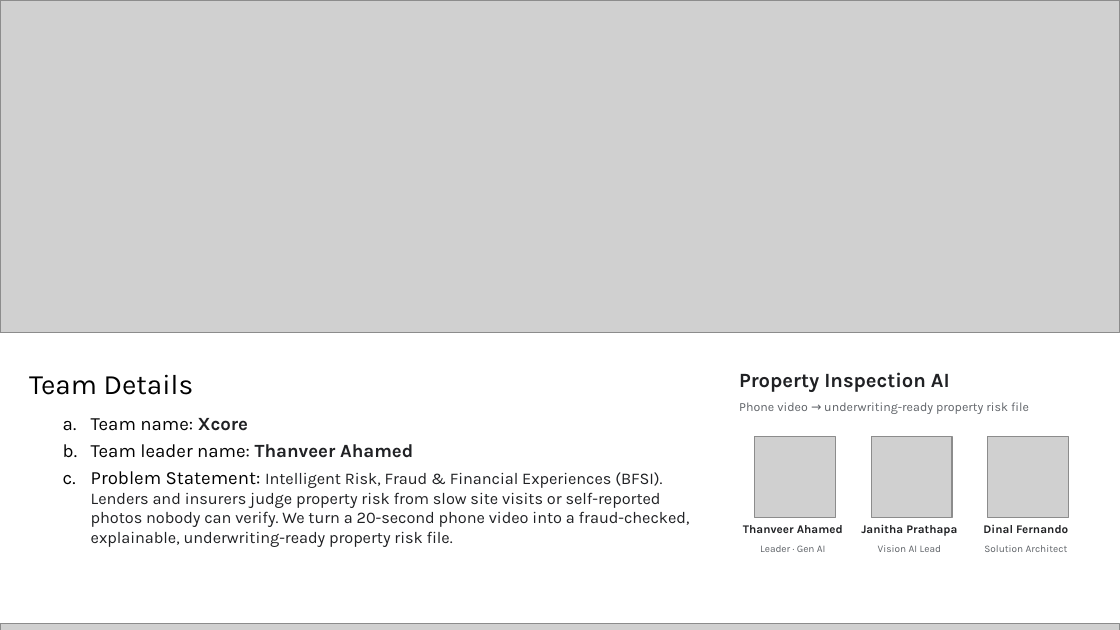
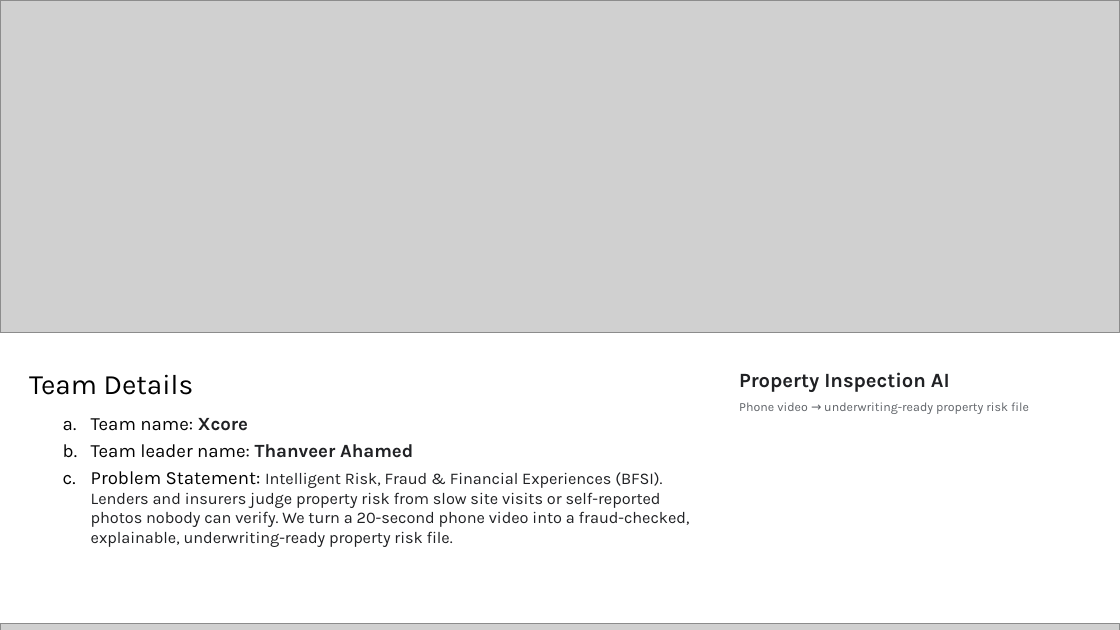
Before and after one commit to XCore-Lab/property-inspection-ai, a slide deck: slide 1 of docs/pitch-deck/Property_Inspection_AI_Submission_Xcore.pptx. Drawn at 1120x630 pixels with LibreOffice and Linux fonts; fonts in the diff are those of the drawing; grey boxes stand for pictures. Boxes give left, top, right and bottom in pixels: in the first picture for what was removed or moved away, otherwise in the second. Text is boxed around its words. In the diff, an @@ line names an element or a change of style, - is before the commit and + after.

```diff
--- a/docs/pitch-deck/Property_Inspection_AI_Submission_Xcore.pptx
+++ b/docs/pitch-deck/Property_Inspection_AI_Submission_Xcore.pptx
@@ picture removed at (755, 437, 836, 517) @@
@@ picture removed at (871, 437, 952, 517) @@
@@ picture removed at (988, 437, 1068, 517) @@
@@ text removed at (743, 525, 843, 533) @@
-Thanveer Ahamed
@@ text removed at (861, 524, 957, 536) @@
-Janitha Prathapa
@@ text removed at (983, 525, 1068, 533) @@
-Dinal Fernando
@@ text removed at (760, 545, 826, 552) @@
-Leader · Gen AI
@@ text removed at (878, 545, 941, 552) @@
-Vision AI Lead
@@ text removed at (984, 545, 1068, 552) @@
-Solution Architect
```
Also in this commit, not shown: 1 other slide changed, 2 other files.
